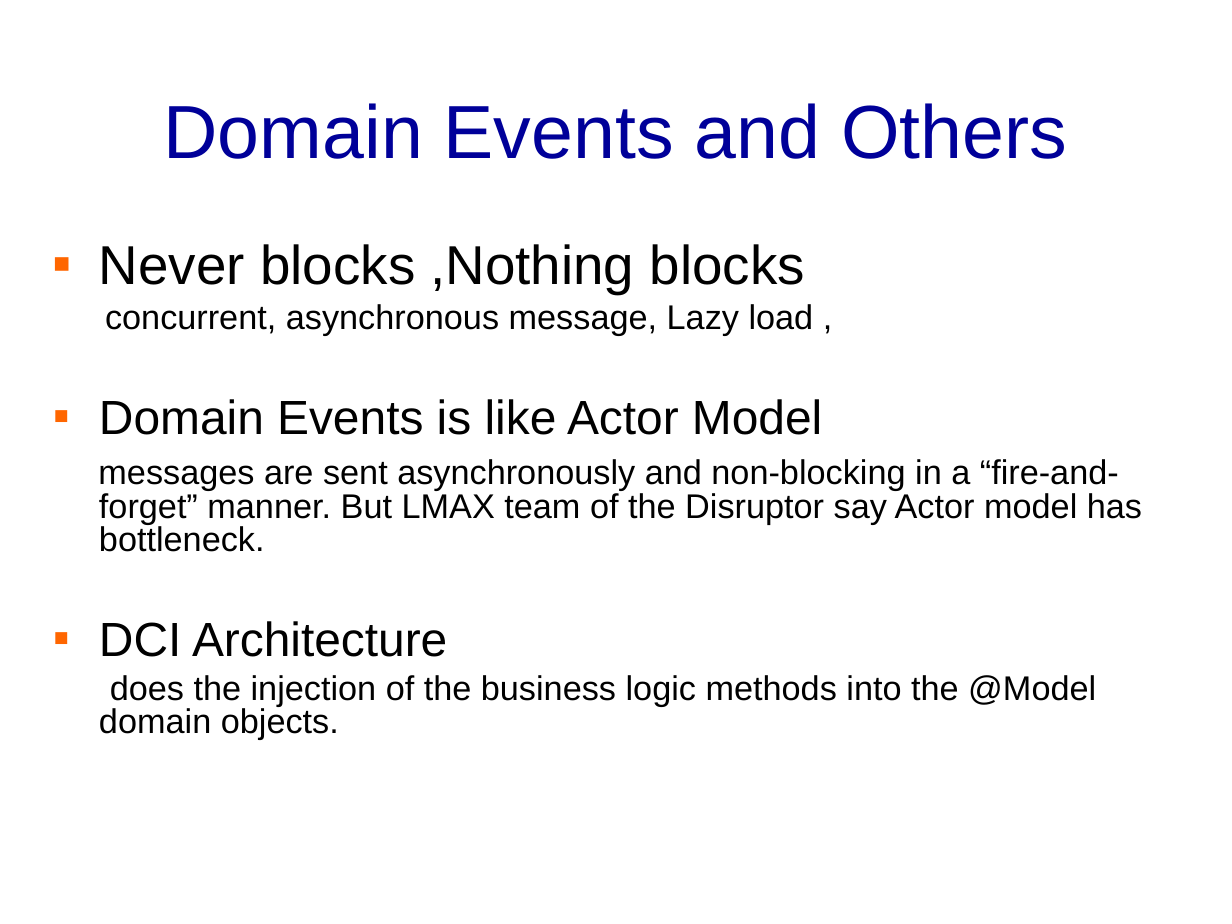
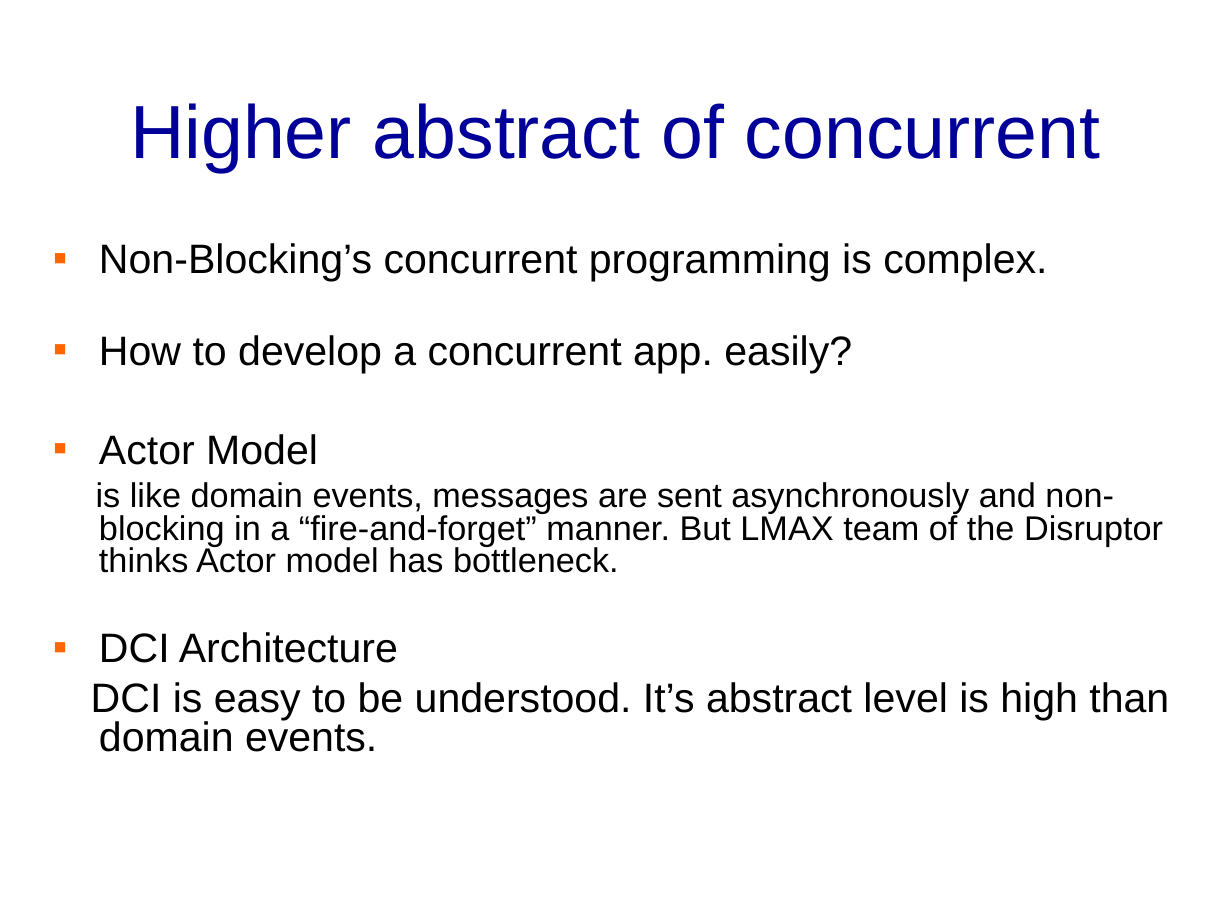
Before and after one commit to banq/jdonframework, a slide deck: slide 36 of doc/english/JdonFramework.ppt. Drawn at 1232x924 pixels with LibreOffice and Linux fonts; fonts in the diff are those of the drawing; background and template pictures are left out. Boxes give left, top, right and bottom in pixels: in the first picture for what was removed or moved away, otherwise in the second. Text is boxed around its words. In the diff, an @@ line names an element or a change of style, - is before the commit and + after.

```diff
--- a/doc/english/JdonFramework.ppt
+++ b/doc/english/JdonFramework.ppt
@@ title at <box>130,103,1101,172</box>: text changed @@
-Domain Events and Others
+Higher abstract of concurrent
@@ text at <box>96,243,1163,573</box>: text changed @@
-▪ Never blocks ,Nothing blocks
-concurrent, asynchronous message, Lazy load ,
-▪ Domain Events is like Actor Model
-messages are sent asynchronously and non-blocking in a “fire-and-forget” manner. But LMAX team of the Disruptor say Actor model has bottleneck.
+▪ Non-Blocking’s concurrent programming is complex.
+▪ How to develop a concurrent app. easily?
+▪ Actor Model
+is like domain events, messages are sent asynchronously and non-blocking in a “fire-and-forget” manner. But LMAX team of the Disruptor thinks Actor model has bottleneck.
@@ text at <box>99,632,398,663</box>: size 28 to 24 pt in "DCI Architecture"; less space between paragraphs @@
@@ text at <box>91,682,1169,752</box>: text changed; size 20 to 24 pt @@
-does the injection of the business logic methods into the @Model domain objects.
+DCI is easy to be understood. It’s abstract level is high than domain events.
```
Also in this commit, not shown: 3 other slides changed, 2 slides added, 1 slide removed, 4 other files.
